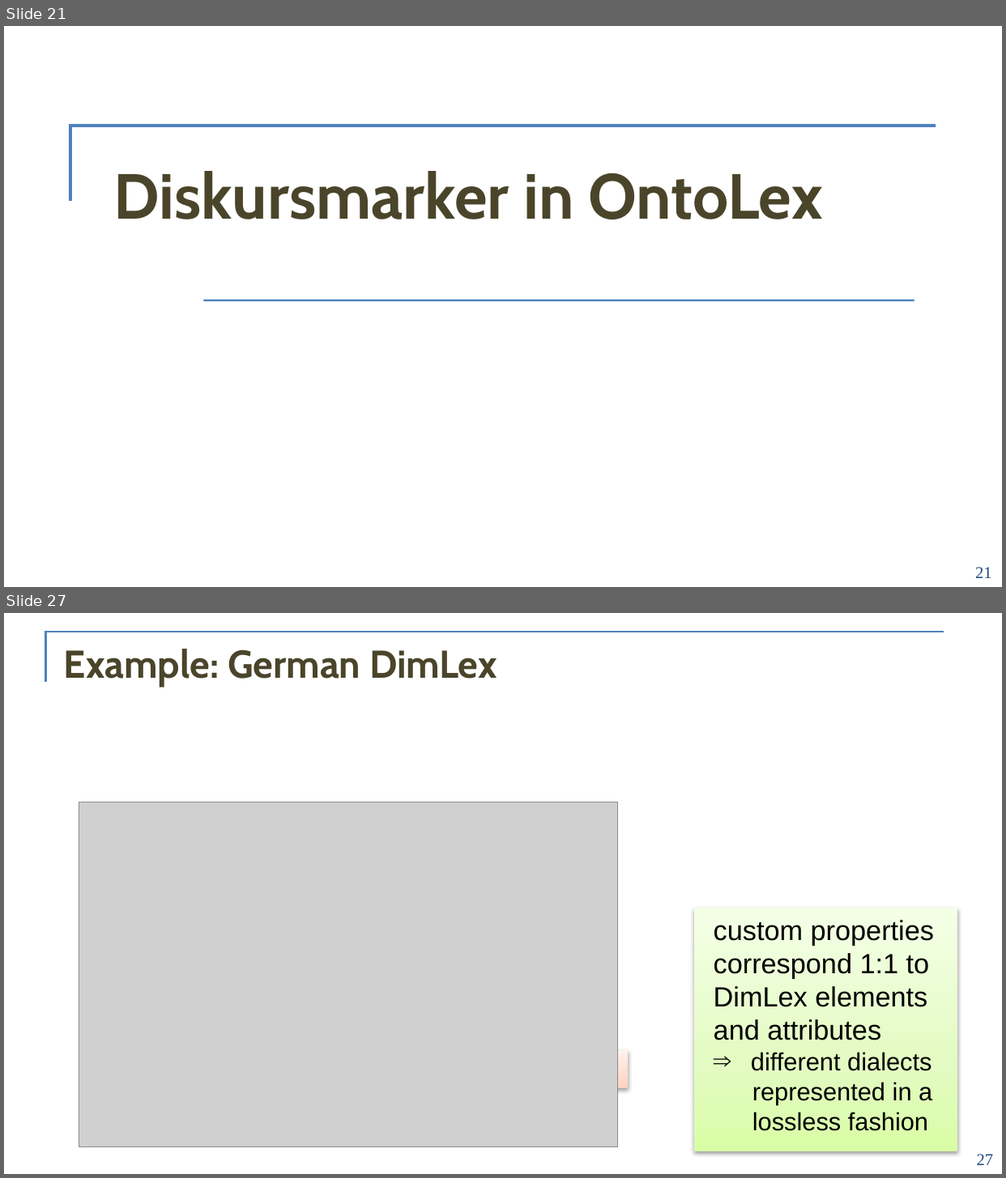
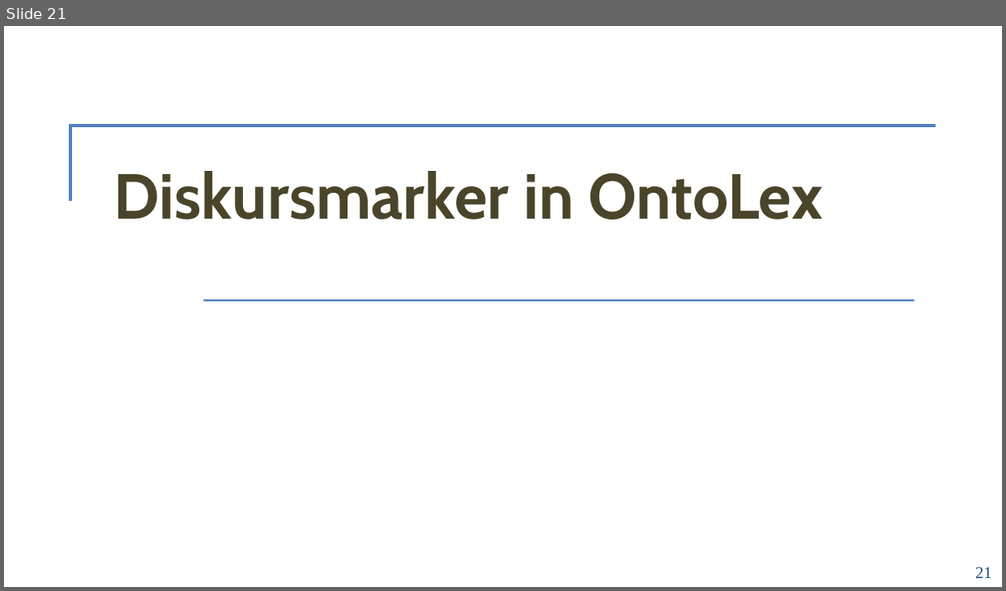
Before and after one commit to acoli-repo/rdf4discourse, a slide deck: doc/vortrag-formatted.pptx. Shown one above the other, each under a label of ours: slides 21 and 27 before the commit, slide 21 after it; the slides between them are not shown. The pictures are 1006x1178 and 1006x591 pixels, drawn with LibreOffice and Linux fonts; fonts in the diff are those of the drawing; grey boxes stand for pictures; background and template pictures are left out. Boxes give left, top, right and bottom in pixels: in the first picture for what was removed or moved away, otherwise in the second. Text is boxed around its words. In the diff, an @@ line names an element or a change of style, - is before the commit and + after.

```diff
--- a/doc/vortrag-formatted.pptx
+++ b/doc/vortrag-formatted.pptx
@@ slide 27 removed at [4,613,1002,1174], background #FFFFFF @@
@@ freeform shape removed at [46,632,944,682] @@
@@ title removed at [64,649,497,687] @@
-Example: German DimLex
@@ picture removed at [79,803,618,1148] @@
@@ rectangle removed at [104,819,321,845] @@
@@ rectangle removed at [121,846,420,888] @@
@@ rectangle removed at [529,835,1000,1174] @@
@@ rectangle removed at [121,893,520,1049] @@
@@ rectangle removed at [695,909,958,1152] @@
@@ text removed at [714,920,934,1131] @@
-custom properties
-correspond 1:1 to
-DimLex elements
-and attributes
-⇒ different dialects
-represented in a
-lossless fashion
@@ rectangle removed at [121,1050,628,1088] @@
@@ page number removed at [977,1154,993,1165] @@
-27
```
Also in this commit, not shown: 15 slides changed, 40 slides added, 8 other slides removed.
